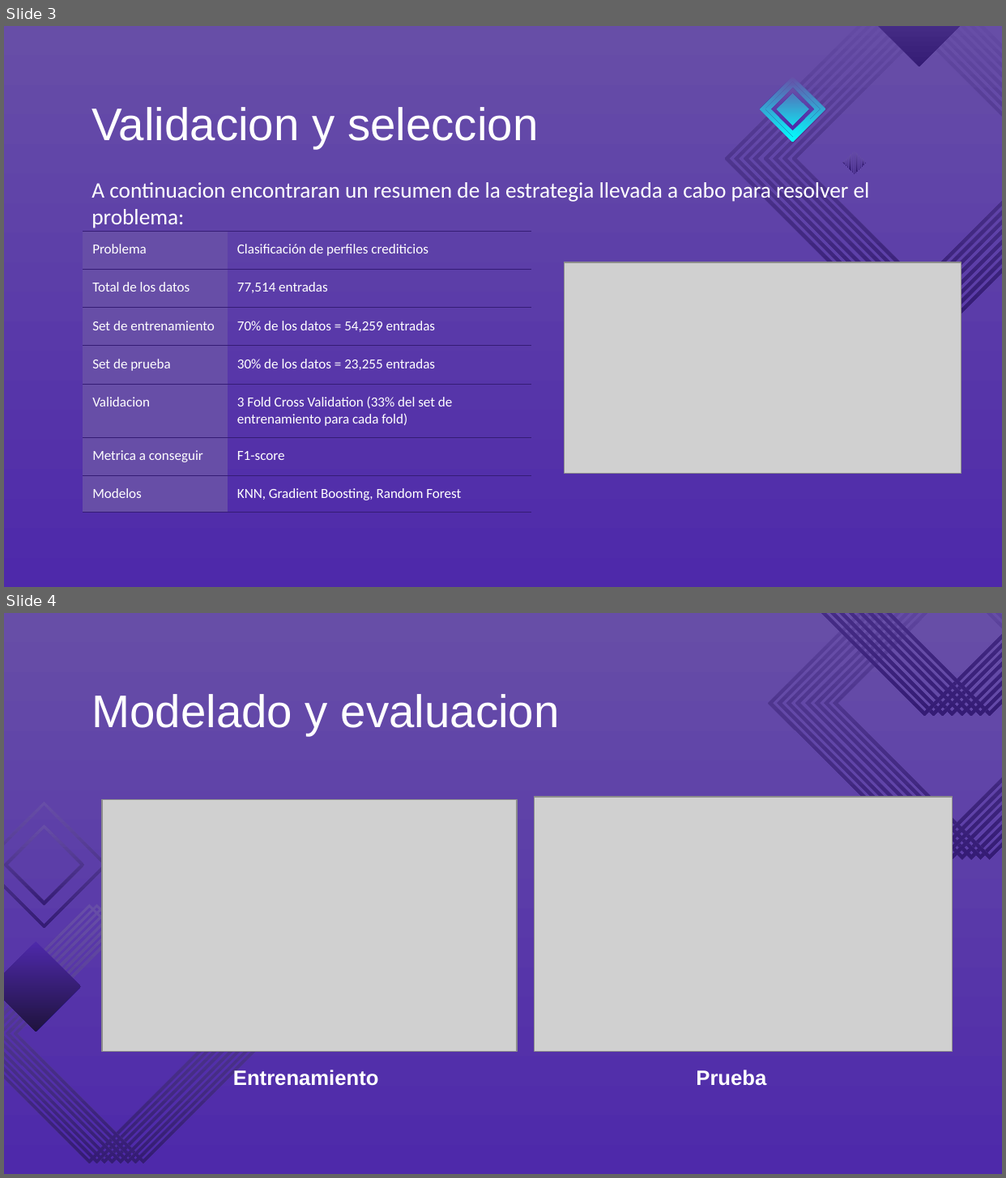
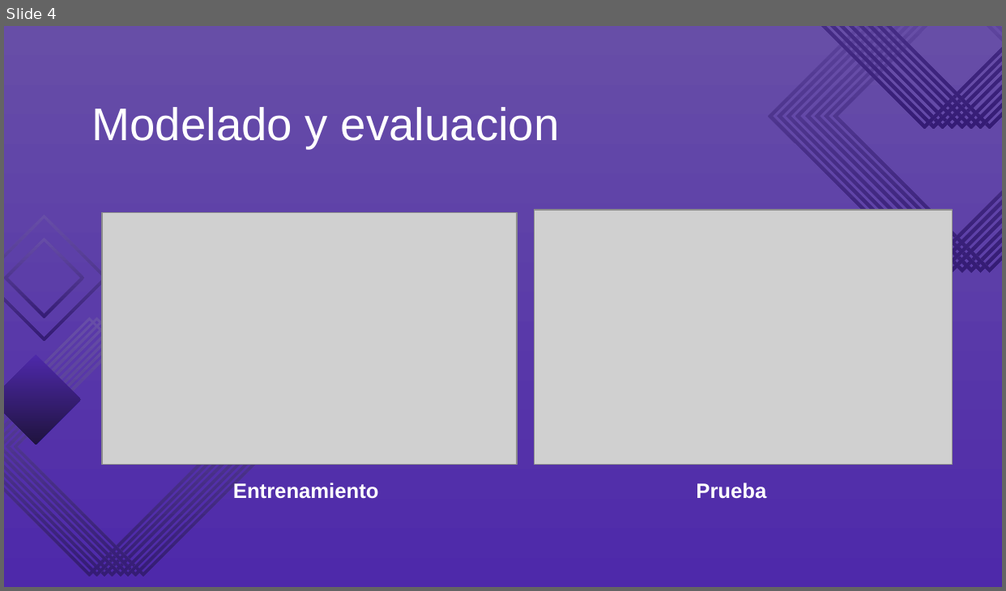
Before and after one commit to jlibarra-dev/entrega2-datos, a slide deck: BancoSeneca.pptx. Shown one above the other, each under a label of ours: slides 3 and 4 before the commit, slide 4 after it. The pictures are 1006x1178 and 1006x591 pixels, drawn with LibreOffice and Linux fonts; fonts in the diff are those of the drawing; grey boxes stand for pictures. Boxes give left, top, right and bottom in pixels: in the first picture for what was removed or moved away, otherwise in the second. Text is boxed around its words. In the diff, an @@ line names an element or a change of style, - is before the commit and + after.

```diff
--- a/BancoSeneca.pptx
+++ b/BancoSeneca.pptx
@@ slide 3 removed at (4, 26, 1002, 587), background gradient #4E29AA to #674EA7 @@
@@ group removed at (725, 26, 1002, 320): 119 freeform shapes @@
@@ title removed at (91, 107, 538, 148) @@
-Validacion y seleccion
@@ text removed at (91, 182, 870, 228) @@
-A continuacion encontraran un resumen de la estrategia llevada a cabo para resolver el problema:
@@ table removed at (83, 232, 532, 513), 7 rows, 2 columns @@
-Problema | Clasificación de perfiles crediticios
-Total de los datos | 77,514 entradas
-Set de entrenamiento | 70% de los datos = 54,259 entradas
-Set de prueba | 30% de los datos = 23,255 entradas
-Validacion | 3 Fold Cross Validation (33% del set de entrenamiento para cada fold)
-Metrica a conseguir | F1-score
-Modelos | KNN, Gradient Boosting, Random Forest
@@ picture removed at (564, 263, 961, 474) @@
```
Also in this commit, not shown: 2 slides changed, 3 slides added, 1 other slide removed.
